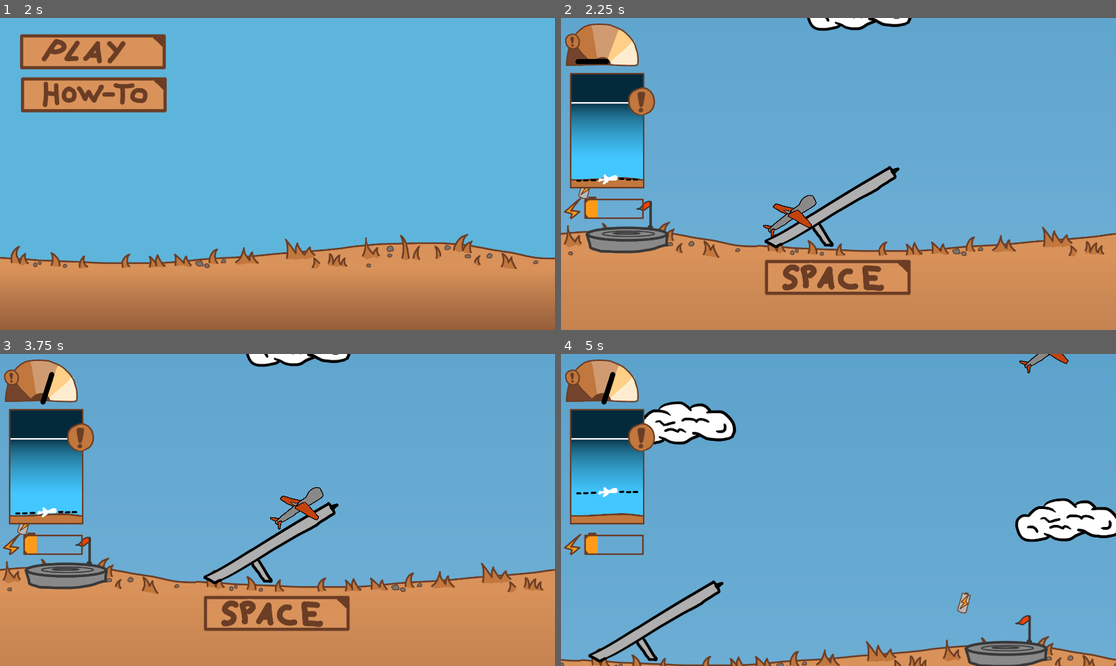
Above: before the commit, frames 1-4 (two rows, left to right).
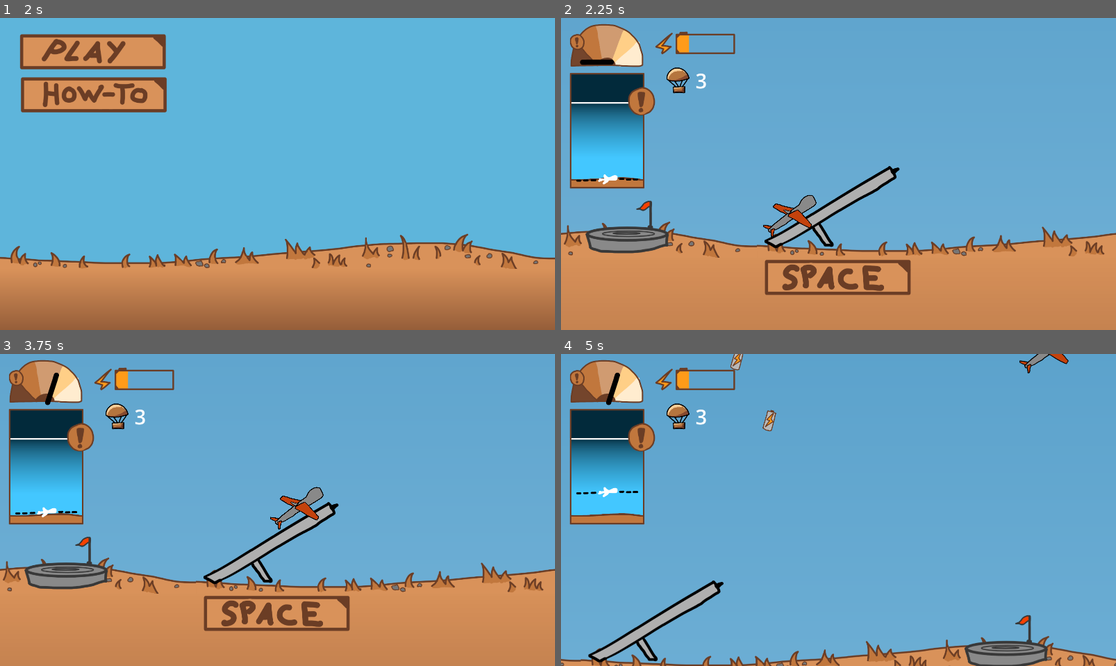
Above: after the commit, the same moments.

Repository: SirLich/ldjam-53
Game: Godot game, scene res://main_menu.tscn
Same seed, same stepped clock (60 frames per second), same inputs: the game is played once before the commit and once after it.
Inputs (mouse positions are in pixels of both pictures, inside the frame that each line leads up to):
- Up to frame 1 (2 s): click (94, 96) at 0.5 s; click (33, 305) at 1.25 s
- Up to frame 2 (2.25 s): click (655, 52) at 2 s
- Up to frame 3 (3.75 s): tap Enter at 2.75 s; move the mouse to (399, 494) at 2.77 s; press the mouse at (399, 494) at 2.78 s; hold D 2.78-3.53 s; tap Space (spacebar) at 3.5, 3.6 s; move the mouse to (166, 525) at 3.52 s; release the mouse at (166, 525) at 3.53 s; hold S from 3.53 s (still down)
- Up to frame 4 (5 s): move the mouse to (894, 441) at 4.27 s; release S at 4.28 s; hold D from 4.28 s (still down); tap F at 4.35 s

Frame 1 is identical in both runs. In frame 2, 2.4% of the frame differs, in the area x 0-64%, y 0-65%; in frame 3, 2.5%; in frame 4, 5.6%, in the area x 0-100%, y 0-84%.

Commit message:
Work on sounds

Diff:
--- /dev/null
+++ b/formation_1.tscn
@@ -0,0 +1,11 @@
+[gd_scene load_steps=2 format=3 uid="uid://li4eu3mw01"]
+
+[ext_resource type="PackedScene" uid="uid://cltoxd5aa63go" path="res://scenes/pill/pill.tscn" id="1_agmxj"]
+
+[node name="Formation1" type="Node2D"]
+
+[node name="Pill" parent="." instance=ExtResource("1_agmxj")]
+position = Vector2(128, 131)
+
+[node name="Pill3" parent="." instance=ExtResource("1_agmxj")]
+position = Vector2(240, 342)
--- /dev/null
+++ b/formation_2.tscn
@@ -0,0 +1,14 @@
+[gd_scene load_steps=2 format=3 uid="uid://cw1t3er4jauv6"]
+
+[ext_resource type="PackedScene" uid="uid://cltoxd5aa63go" path="res://scenes/pill/pill.tscn" id="1_i0454"]
+
+[node name="Formation1" type="Node2D"]
+
+[node name="Pill4" parent="." instance=ExtResource("1_i0454")]
+position = Vector2(370, 11)
+
+[node name="Pill3" parent="." instance=ExtResource("1_i0454")]
+position = Vector2(-10, 3)
+
+[node name="Pill5" parent="." instance=ExtResource("1_i0454")]
+position = Vector2(725, 9)
--- /dev/null
+++ b/formation_3.tscn
@@ -0,0 +1,17 @@
+[gd_scene load_steps=2 format=3 uid="uid://duntblnp1g15a"]
+
+[ext_resource type="PackedScene" uid="uid://cltoxd5aa63go" path="res://scenes/pill/pill.tscn" id="1_wkbmf"]
+
+[node name="Formation1" type="Node2D"]
+
+[node name="Pill4" parent="." instance=ExtResource("1_wkbmf")]
+position = Vector2(141, 131)
+
+[node name="Pill3" parent="." instance=ExtResource("1_wkbmf")]
+position = Vector2(-10, 3)
+
+[node name="Pill5" parent="." instance=ExtResource("1_wkbmf")]
+position = Vector2(324, 0)
+
+[node name="Pill6" parent="." instance=ExtResource("1_wkbmf")]
+position = Vector2(148, -149)
--- a/game.tscn
+++ b/game.tscn
@@ -2,7 +2,6 @@
 
 [ext_resource type="Script" path="res://game.gd" id="1_wrd2u"]
 [ext_resource type="Texture2D" uid="uid://btpfx368qioxh" path="res://assets/speedomiter.png" id="2_nwuek"]
-[ext_resource type="Texture2D" uid="uid://dt54gbixfo5mx" path="res://assets/cloud.png" id="2_t87kk"]
 [ext_resource type="PackedScene" uid="uid://d1mgyajq1ivqs" path="res://scenes/launcher/launcher.tscn" id="4_gdlv2"]
 [ext_resource type="PackedScene" uid="uid://cwlmal66y0pqe" path="res://scenes/drone/drone.tscn" id="4_kgkqh"]
 [ext_resource type="Script" path="res://addons/phantom_camera/scripts/phantom_camera_host/phantom_camera_host.gd" id="5_jg1gd"]
@@ -11,6 +10,7 @@
 [ext_resource type="Script" path="res://hud/speed_control.gd" id="9_hkyy8"]
 [ext_resource type="Texture2D" uid="uid://b2dpuedv0ao3a" path="res://assets/battery.png" id="11_1tgmw"]
 [ext_resource type="Texture2D" uid="uid://bi0k7p0moyc78" path="res://assets/heigh_meter.png" id="11_5vc2e"]
+[ext_resource type="Texture2D" uid="uid://bxw1dkwofoorv" path="res://assets/package_icon.png" id="12_8bskr"]
 [ext_resource type="Texture2D" uid="uid://c3cmnkaslp05y" path="res://assets/heigh_meter_dial.png" id="12_ck1gl"]
 [ext_resource type="Texture2D" uid="uid://bohgkiweh26hj" path="res://assets/battery_progress.png" id="12_xpfe3"]
 [ext_resource type="Script" path="res://hud/HeighDial.gd" id="13_f0bqv"]
@@ -30,24 +30,15 @@
 update_rotation = false
 update_scale = false
 
-[node name="World" type="Node2D" parent="."]
-
-[node name="Cloud" type="Sprite2D" parent="World"]
-position = Vector2(1705, 558)
-texture = ExtResource("2_t87kk")
-
-[node name="Cloud2" type="Sprite2D" parent="World"]
-position = Vector2(373, 223)
-texture = ExtResource("2_t87kk")
-metadata/_edit_lock_ = true
-
 [node name="CanvasLayer" type="CanvasLayer" parent="."]
 
 [node name="Speedomiter" type="Control" parent="CanvasLayer"]
 layout_mode = 3
 anchors_preset = 0
-offset_right = 40.0
-offset_bottom = 40.0
+offset_left = 16.0
+offset_top = 2.0
+offset_right = 56.0
+offset_bottom = 42.0
 
 [node name="Dash" type="TextureRect" parent="CanvasLayer/Speedomiter"]
 layout_mode = 0
@@ -114,15 +105,41 @@
 
 [node name="TextureProgressBar" type="TextureProgressBar" parent="CanvasLayer/Battery"]
 layout_mode = 0
-offset_left = -62.2951
-offset_top = 9.83614
-offset_right = 449.705
-offset_bottom = 196.836
+offset_left = 455.738
+offset_top = -926.229
+offset_right = 967.738
+offset_bottom = -739.23
 value = 25.0
 texture_over = ExtResource("11_1tgmw")
 texture_progress = ExtResource("12_xpfe3")
 texture_progress_offset = Vector2(125, 0)
 script = ExtResource("13_qwlgw")
+
+[node name="Control" type="Control" parent="CanvasLayer"]
+layout_mode = 3
+anchors_preset = 0
+offset_left = 386.0
+offset_top = 170.0
+offset_right = 426.0
+offset_bottom = 210.0
+
+[node name="TextureRect" type="TextureRect" parent="CanvasLayer/Control"]
+layout_mode = 0
+offset_left = -34.0
+offset_top = -6.0
+offset_right = 75.0
+offset_bottom = 103.0
+texture = ExtResource("12_8bskr")
+expand_mode = 1
+
+[node name="Label" type="Label" parent="CanvasLayer/Control"]
+layout_mode = 0
+offset_left = 79.0
+offset_top = -1.0
+offset_right = 157.0
+offset_bottom = 98.0
+theme_override_font_sizes/font_size = 70
+text = "3"
 
 [node name="Tile" parent="." instance=ExtResource("7_vw8o2")]
 position = Vector2(0, 1080)
@@ -140,7 +157,7 @@
 z_index = 1
 position = Vector2(125, 957)
 rotation = -0.572468
-world = NodePath("../World")
+world = NodePath("")
 metadata/_edit_lock_ = true
 
 [node name="Launcher" parent="." node_paths=PackedStringArray("drone") instance=ExtResource("4_gdlv2")]
--- a/main_menu.tscn
+++ b/main_menu.tscn
@@ -49,6 +49,7 @@
 texture_hover = ExtResource("3_2ldja")
 
 [node name="HowToButton" type="TextureButton" parent="."]
+layout_mode = 0
 offset_left = 69.0
 offset_top = 201.0
 offset_right = 581.0
--- a/rules.tscn
+++ b/rules.tscn
@@ -21,6 +21,7 @@
 texture = ExtResource("1_7fj7p")
 
 [node name="BackButton" type="TextureButton" parent="."]
+layout_mode = 0
 offset_left = -148.0
 offset_top = 933.0
 offset_right = 364.0
--- a/scenes/drone/drone.gd
+++ b/scenes/drone/drone.gd
@@ -22,6 +22,7 @@
 
 @onready var audio = $AudioStreamPlayer2D
 @onready var cpu_particles_2d = $CPUParticles2D
+@onready var battery_sound = $BatterySound
 
 @onready var area = $Area
 @onready var pcam : PhantomCamera2D = $Pcam
@@ -79,6 +80,7 @@
 
 		if ar.is_in_group("battery"):
 			Global.battery += 10
+			battery_sound.play()
 			ar.owner.queue_free()
 
 	if boost:
--- a/scenes/drone/drone.tscn
+++ b/scenes/drone/drone.tscn
@@ -7,6 +7,9 @@
 [ext_resource type="Script" path="res://addons/phantom_camera/scripts/resources/tween_resource.gd" id="3_xvibx"]
 [ext_resource type="AudioStream" uid="uid://wrdc3b1wwf2a" path="res://sounds/untitled.wav" id="6_6mjga"]
 [ext_resource type="Texture2D" uid="uid://h851x0yitllx" path="res://assets/smoke.png" id="7_o7422"]
+[ext_resource type="AudioStream" uid="uid://c2vbyymc0pqpa" path="res://sounds/battery.wav" id="8_o8uym"]
+[ext_resource type="AudioStream" uid="uid://bmtpgnc18h1uv" path="res://sounds/battery_2.wav" id="9_utdgr"]
+[ext_resource type="AudioStream" uid="uid://crj0k6lan5two" path="res://sounds/battery_3.wav" id="10_mgasa"]
 
 [sub_resource type="Resource" id="Resource_daekj"]
 script = ExtResource("3_xvibx")
@@ -22,6 +25,15 @@
 max_value = 2.0
 _data = [Vector2(0.00171233, 0.227273), 0.0, 0.0, 0, 0, Vector2(0.77911, 2), 0.0, 0.0, 0, 0]
 point_count = 2
+
+[sub_resource type="AudioStreamRandomizer" id="AudioStreamRandomizer_nyd6b"]
+streams_count = 3
+stream_0/stream = ExtResource("8_o8uym")
+stream_0/weight = 1.0
+stream_1/stream = ExtResource("9_utdgr")
+stream_1/weight = 1.0
+stream_2/stream = ExtResource("10_mgasa")
+stream_2/weight = 1.0
 
 [node name="Drone" type="Node2D"]
 script = ExtResource("1_0dw7l")
@@ -71,3 +83,6 @@
 scale_amount_curve = SubResource("Curve_jqj2r")
 hue_variation_min = -0.09
 hue_variation_max = 0.81
+
+[node name="BatterySound" type="AudioStreamPlayer2D" parent="."]
+stream = SubResource("AudioStreamRandomizer_nyd6b")
--- a/scenes/package/package.gd
+++ b/scenes/package/package.gd
@@ -2,7 +2,7 @@
 
 @export var fall_speed = 300
 var side_speed = 0
-var friction = 1000
+var friction = 2000
 
 func _process(delta):
 	position.y += fall_speed * delta
--- a/scenes/package/package.tscn
+++ b/scenes/package/package.tscn
@@ -118,33 +118,6 @@
 "sway": SubResource("Animation_k172s")
 }
 
-[sub_resource type="AnimationNodeAnimation" id="AnimationNodeAnimation_u1v7d"]
-animation = &"Open"
-
-[sub_resource type="AnimationNodeAnimation" id="AnimationNodeAnimation_v42bj"]
-animation = &"sway"
-
-[sub_resource type="AnimationNodeStateMachineTransition" id="AnimationNodeStateMachineTransition_87x64"]
-advance_mode = 2
-
-[sub_resource type="AnimationNodeStateMachineTransition" id="AnimationNodeStateMachineTransition_kkrrx"]
-advance_mode = 2
-
-[sub_resource type="AnimationNodeStateMachineTransition" id="AnimationNodeStateMachineTransition_umlu7"]
-advance_mode = 2
-
-[sub_resource type="AnimationNodeStateMachine" id="AnimationNodeStateMachine_fl5sy"]
-states/End/position = Vector2(695, 100)
-states/Open/node = SubResource("AnimationNodeAnimation_u1v7d")
-states/Open/position = Vector2(268, 110)
-states/Start/position = Vector2(112, 110)
-states/sway/node = SubResource("AnimationNodeAnimation_v42bj")
-states/sway/position = Vector2(449, 100)
-transitions = ["Start", "Open", SubResource("AnimationNodeStateMachineTransition_87x64"), "Open", "sway", SubResource("AnimationNodeStateMachineTransition_kkrrx"), "sway", "End", SubResource("AnimationNodeStateMachineTransition_umlu7")]
-graph_offset = Vector2(-97, -102)
-
-[sub_resource type="AnimationNodeStateMachinePlayback" id="AnimationNodeStateMachinePlayback_80082"]
-
 [sub_resource type="CircleShape2D" id="CircleShape2D_hnpp4"]
 radius = 226.374
 
@@ -155,14 +128,10 @@
 [node name="Open" type="AnimationPlayer" parent="."]
 root_node = NodePath("../Visuals")
 autoplay = "Open"
+speed_scale = 0.5
 libraries = {
 "": SubResource("AnimationLibrary_5lcn0")
 }
-
-[node name="AnimationTree" type="AnimationTree" parent="Open"]
-tree_root = SubResource("AnimationNodeStateMachine_fl5sy")
-anim_player = NodePath("..")
-parameters/playback = SubResource("AnimationNodeStateMachinePlayback_80082")
 
 [node name="Area2D" type="Area2D" parent="."]
 visible = false
--- a/scenes/spawner/spawner.gd
+++ b/scenes/spawner/spawner.gd
@@ -1,9 +1,9 @@
 extends Marker2D
 
-@export var to_spawn : PackedScene
+@export var to_spawn : Array[PackedScene]
 @export var chance : float
 
 func _ready():
 	if randf() < chance:
-		var new_scene = to_spawn.instantiate()
+		var new_scene = to_spawn.pick_random().instantiate()
 		add_child(new_scene)
--- a/scenes/tile/tile.tscn
+++ b/scenes/tile/tile.tscn
@@ -1,10 +1,13 @@
-[gd_scene load_steps=10 format=3 uid="uid://x2oc338rv3ul"]
+[gd_scene load_steps=13 format=3 uid="uid://x2oc338rv3ul"]
 
 [ext_resource type="Script" path="res://scenes/tile/tile.gd" id="1_baxb0"]
 [ext_resource type="PackedScene" uid="uid://d2ilua0e6r550" path="res://scenes/spawner/spawner.tscn" id="2_8am8l"]
 [ext_resource type="PackedScene" uid="uid://cltoxd5aa63go" path="res://scenes/pill/pill.tscn" id="3_npa77"]
+[ext_resource type="PackedScene" uid="uid://li4eu3mw01" path="res://formation_1.tscn" id="4_e4kyq"]
+[ext_resource type="PackedScene" uid="uid://cw1t3er4jauv6" path="res://formation_2.tscn" id="5_0lsaf"]
 [ext_resource type="PackedScene" uid="uid://bwlv4p8vqjknu" path="res://scenes/target/target.tscn" id="5_dbpag"]
 [ext_resource type="Texture2D" uid="uid://dq3od6ekaa1ac" path="res://assets/ground_1.png" id="5_iqcxt"]
+[ext_resource type="PackedScene" uid="uid://duntblnp1g15a" path="res://formation_3.tscn" id="6_72qpr"]
 
 [sub_resource type="Gradient" id="Gradient_3ur72"]
 colors = PackedColorArray(0.85098, 0.572549, 0.352941, 1, 0.419608, 0.239216, 0.145098, 1)
@@ -54,12 +57,47 @@
 [node name="CollisionPolygon2D" type="CollisionPolygon2D" parent="Area2D"]
 polygon = PackedVector2Array(-4, -16, 271, 0, 642, -2, 1034, -41, 1405, -67, 1613, -59, 1914, -10, 1914, 396, -6, 389)
 
+[node name="Spawner2" parent="." instance=ExtResource("2_8am8l")]
+position = Vector2(410, -1181)
+to_spawn = Array[PackedScene]([ExtResource("4_e4kyq"), ExtResource("5_0lsaf"), ExtResource("6_72qpr")])
+chance = 0.5
+
 [node name="Spawner" parent="." instance=ExtResource("2_8am8l")]
-position = Vector2(1323, -208)
-to_spawn = ExtResource("3_npa77")
-chance = 1.0
+position = Vector2(1086, -248)
+to_spawn = Array[PackedScene]([ExtResource("3_npa77")])
+chance = 0.2
 
 [node name="Target_Location" parent="." instance=ExtResource("2_8am8l")]
 position = Vector2(1473, -82)
-to_spawn = ExtResource("5_dbpag")
+to_spawn = Array[PackedScene]([ExtResource("5_dbpag")])
 chance = 1.0
+
+[node name="Spawner3" parent="." instance=ExtResource("2_8am8l")]
+position = Vector2(1537, -1202)
+to_spawn = Array[PackedScene]([ExtResource("3_npa77")])
+chance = 0.4
+
+[node name="Spawner4" parent="." instance=ExtResource("2_8am8l")]
+position = Vector2(339, -2748)
+to_spawn = Array[PackedScene]([ExtResource("4_e4kyq"), ExtResource("5_0lsaf"), ExtResource("6_72qpr")])
+chance = 0.5
+
+[node name="Spawner5" parent="." instance=ExtResource("2_8am8l")]
+position = Vector2(1018, -2737)
+to_spawn = Array[PackedScene]([ExtResource("4_e4kyq"), ExtResource("5_0lsaf"), ExtResource("6_72qpr")])
+chance = 0.5
+
+[node name="Spawner6" parent="." instance=ExtResource("2_8am8l")]
+position = Vector2(1760, -3267)
+to_spawn = Array[PackedScene]([ExtResource("3_npa77")])
+chance = 0.9
+
+[node name="Spawner7" parent="." instance=ExtResource("2_8am8l")]
+position = Vector2(1138, -3493)
+to_spawn = Array[PackedScene]([ExtResource("3_npa77")])
+chance = 0.9
+
+[node name="Spawner8" parent="." instance=ExtResource("2_8am8l")]
+position = Vector2(1485, -2116)
+to_spawn = Array[PackedScene]([ExtResource("3_npa77")])
+chance = 0.9
Binary file added: assets/package_icon.png
Not shown, added: assets/package_icon.png.import
Not shown: 1 places in scenes/drone/drone.tscn that only renumber resources
Not shown: 1 places in scenes/package/package.tscn that only renumber resources
Not shown, added: sounds/battery.wav.import
Not shown, added: sounds/battery_2.wav.import
Not shown, added: sounds/battery_3.wav.import
Not shown, added: assets/package_icon.kra
Not shown, added: sounds/battery.wav
Not shown, added: sounds/battery_2.wav
Not shown, added: sounds/battery_3.wav
